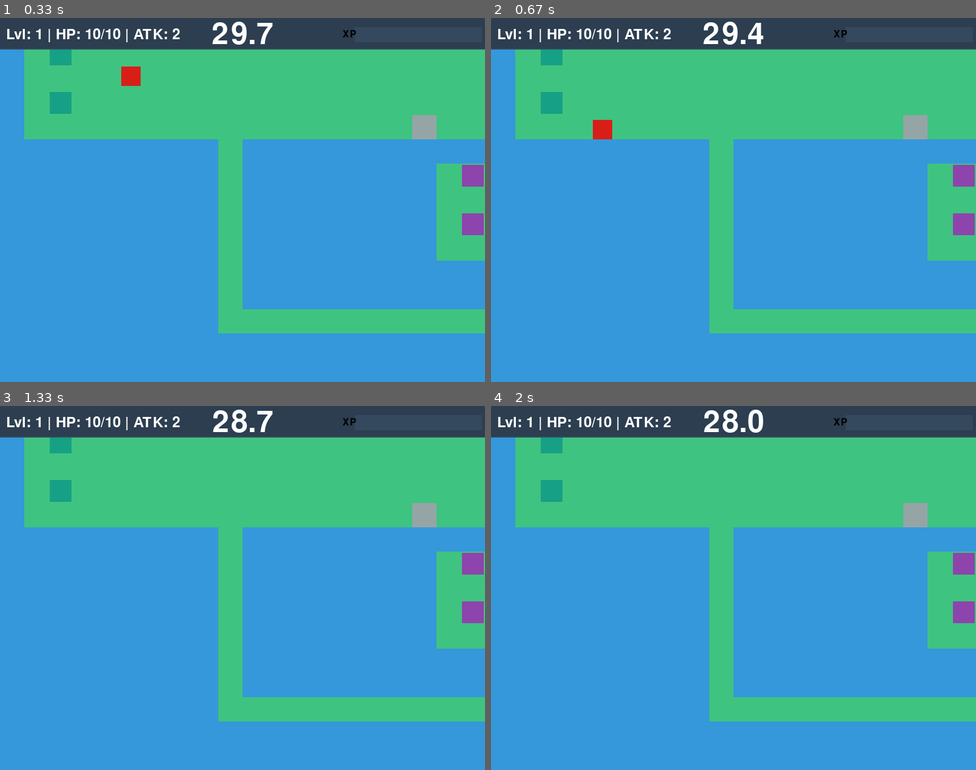
Above: before the commit, frames 1-4 (two rows, left to right).
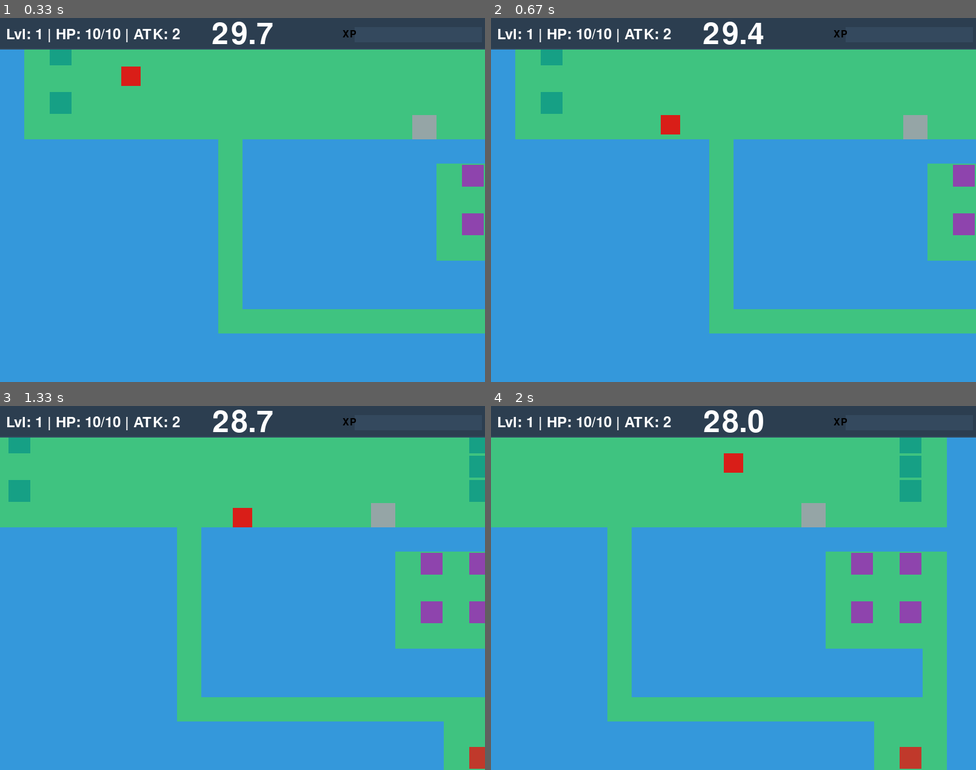
Above: after the commit, the same moments.

Repository: Infinite-Emi/Playing-with-Pygame
Game: pygame game, started from knightgame.py
Same seed, same stepped clock (60 frames per second), same inputs: the game is played once before the commit and once after it.
Inputs:
- Up to frame 1 (0.33 s): no input
- Up to frame 2 (0.67 s): hold S from 0.33 s (still down); hold Right from 0.33 s (still down)
- Up to frame 3 (1.33 s): release S at 0.8 s; release Right at 0.8 s; hold Right 0.83-1.3 s
- Up to frame 4 (2 s): hold W 1.33-1.63 s; hold Right from 1.67 s (still down)

Frame 1 is identical in both runs. In frame 2, 0.4% of the frame differs, in the area x 21-39%, y 26-34%; in frame 3, 12%; in frame 4, 21%, in the area x 0-100%, y 8-100%.

Commit message:
Update knightgame.py

Diff:
--- a/knightgame.py
+++ b/knightgame.py
@@ -33,6 +33,8 @@
 
 # Game constants
 GAME_TIMER_SECONDS = 30.0
+# MODIFICATION: Respawn time in milliseconds (10 seconds)
+ENEMY_RESPAWN_TIME = 10000
 
 # Setup the game window
 screen = pygame.display.set_mode((SCREEN_WIDTH, SCREEN_HEIGHT))
@@ -106,18 +108,32 @@
         self.xp = 0
         self.xp_to_next_level = 10
 
+    # MODIFICATION: Overhauled the move method to be more robust.
     def move(self, dx, dy, walls):
-        """ Handles player movement and collision with walls. """
-        self.rect.x += dx * self.speed
-        self.rect.y += dy * self.speed
-
-        # Check for collisions with walls
+        """ Handles player movement and collision with walls robustly. """
+        # Create a movement vector
+        vec = pygame.math.Vector2(dx, dy)
+        # Normalize the vector to prevent faster diagonal speed
+        if vec.length_squared() > 0:
+            vec.normalize_ip()
+
+        # Move horizontally and check for collisions
+        self.rect.x += vec.x * self.speed
         for wall in walls:
             if self.rect.colliderect(wall.rect):
-                if dx > 0: self.rect.right = wall.rect.left
-                if dx < 0: self.rect.left = wall.rect.right
-                if dy > 0: self.rect.bottom = wall.rect.top
-                if dy < 0: self.rect.top = wall.rect.bottom
+                if vec.x > 0: # Moving right
+                    self.rect.right = wall.rect.left
+                if vec.x < 0: # Moving left
+                    self.rect.left = wall.rect.right
+
+        # Move vertically and check for collisions
+        self.rect.y += vec.y * self.speed
+        for wall in walls:
+            if self.rect.colliderect(wall.rect):
+                if vec.y > 0: # Moving down
+                    self.rect.bottom = wall.rect.top
+                if vec.y < 0: # Moving up
+                    self.rect.top = wall.rect.bottom
 
     def gain_xp(self, amount):
         """ Handles gaining experience and leveling up. """
@@ -170,10 +186,15 @@
         self.image = pygame.Surface([TILE_SIZE - 4, TILE_SIZE - 4])
         self.image.fill(color)
         self.rect = self.image.get_rect()
+        # MODIFICATION: Store original position for respawning
+        self.original_x = x
+        self.original_y = y
         self.rect.x = x * TILE_SIZE + 2
         self.rect.y = y * TILE_SIZE + 2
         self.name = name
+        self.color = color # MODIFICATION: Store color for respawning
         self.hp = hp
+        self.max_hp = hp # MODIFICATION: Store max_hp for respawning
         self.attack = attack
         self.xp_reward = xp_reward
 
@@ -269,6 +290,9 @@
     walls = pygame.sprite.Group()
     enemies = pygame.sprite.Group()
     towns = pygame.sprite.Group()
+
+    # MODIFICATION: List to track killed enemies for respawning
+    killed_enemies = []
 
     # Parse the GAME_MAP to create objects
     player = None
@@ -334,12 +358,10 @@
 
         if game_state == "playing":
             # --- Player Movement ---
+            # MODIFICATION: More robust way to get movement direction
             keys = pygame.key.get_pressed()
-            dx, dy = 0, 0
-            if keys[pygame.K_LEFT] or keys[pygame.K_a]: dx = -1
-            if keys[pygame.K_RIGHT] or keys[pygame.K_d]: dx = 1
-            if keys[pygame.K_UP] or keys[pygame.K_w]: dy = -1
-            if keys[pygame.K_DOWN] or keys[pygame.K_s]: dy = 1
+            dx = (keys[pygame.K_RIGHT] or keys[pygame.K_d]) - (keys[pygame.K_LEFT] or keys[pygame.K_a])
+            dy = (keys[pygame.K_DOWN] or keys[pygame.K_s]) - (keys[pygame.K_UP] or keys[pygame.K_w])
             player.move(dx, dy, walls)
 
             # --- Update ---
@@ -366,8 +388,14 @@
                 if enemy.hp <= 0:
                     message = f"Defeated {enemy.name}!"
                     player.gain_xp(enemy.xp_reward)
+
+                    # MODIFICATION: Add non-boss enemies to the respawn list
+                    if enemy.name != "Evil Lord":
+                        killed_enemies.append((pygame.time.get_ticks(), enemy))
+
                     if enemy.name == "Evil Lord":
                         game_state = "win"
+
                     enemy.kill()
                 else:
                     message = f"Fought {enemy.name}, took {enemy_damage} damage."
@@ -376,6 +404,22 @@
 
                 if player.hp <= 0:
                     game_state = "game_over"
+
+            # MODIFICATION: Respawn logic
+            current_time = pygame.time.get_ticks()
+            # Iterate over a copy of the list to allow modification during iteration
+            for kill_time, dead_enemy in killed_enemies[:]:
+                if current_time - kill_time > ENEMY_RESPAWN_TIME:
+                    # Create a new instance of the enemy with its original stats
+                    new_enemy = Enemy(dead_enemy.original_x, dead_enemy.original_y,
+                                      dead_enemy.name, dead_enemy.color,
+                                      dead_enemy.max_hp, dead_enemy.attack,
+                                      dead_enemy.xp_reward)
+                    all_sprites.add(new_enemy)
+                    enemies.add(new_enemy)
+                    killed_enemies.remove((kill_time, dead_enemy)) # Remove from respawn list
+                    print(f"Respawned a {dead_enemy.name}!")
+
 
         # --- Drawing ---
         draw_world(screen, camera)
@@ -419,4 +463,3 @@
 # ==============================================================================
 if __name__ == '__main__':
     game_loop()
-# This will start the game when the script is run directly
